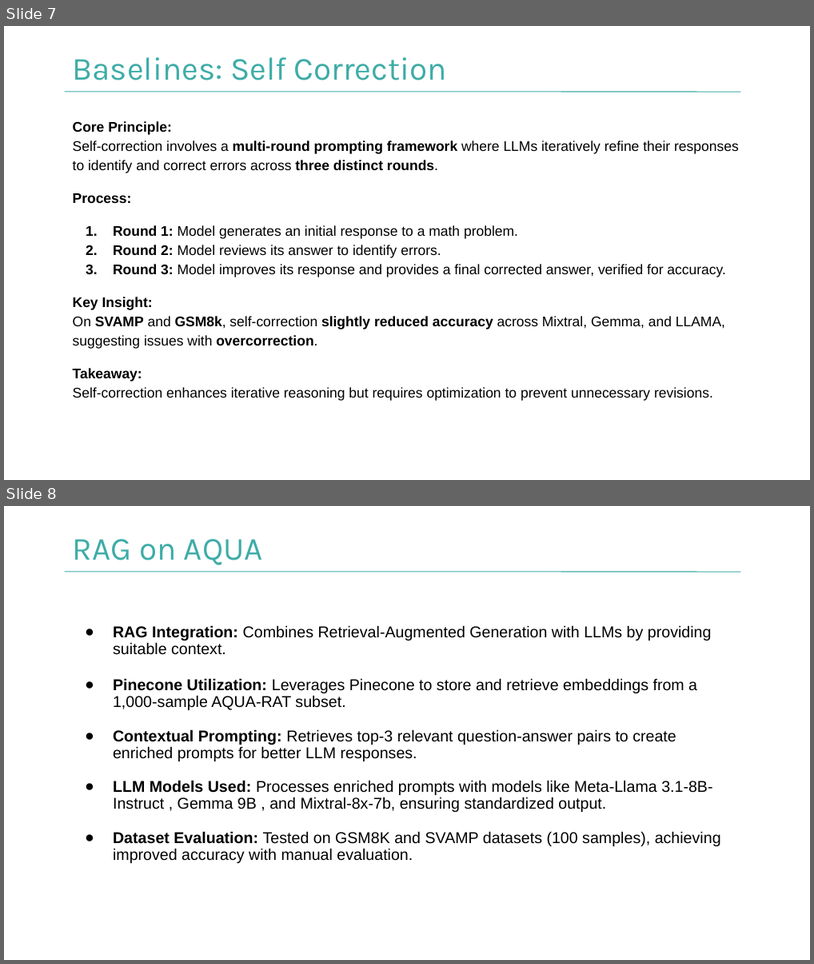
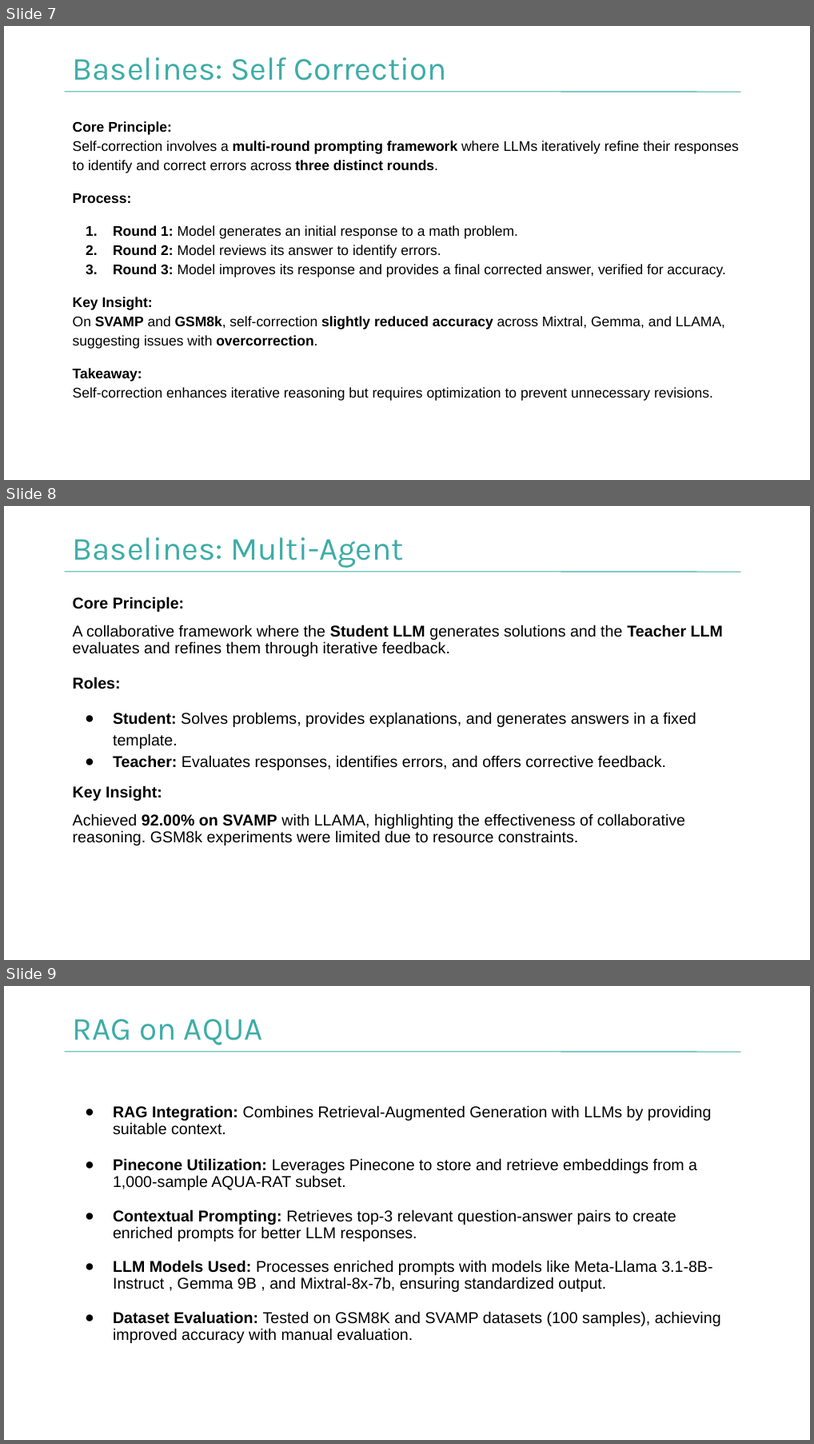
Before and after one commit to parthivdholaria/LLM-Project, a slide deck: LLM Final Presentation.pptx. Shown one above the other, each under a label of ours: slides 7 and 8 before the commit, slides 7, 8 and 9 after it. The pictures are 814x964 and 814x1444 pixels, drawn with LibreOffice and Linux fonts; fonts in the diff are those of the drawing; background and template pictures are left out. Boxes give left, top, right and bottom in pixels: in the first picture for what was removed or moved away, otherwise in the second. Text is boxed around its words. In the diff, an @@ line names an element or a change of style, - is before the commit and + after.

```diff
--- a/LLM Final Presentation.pptx
+++ b/LLM Final Presentation.pptx
@@ slide 8 added at (4,506,810,960), background #FFFFFF; not listed: 1 template element that a slide beside it also shows @@
@@ title added at (73,537,404,568), 28.8 pt, text #3DACA7 @@
+Baselines: Multi-Agent
@@ text added at (73,596,723,845), 14 pt, text #000000 @@
+Core Principle:
+A collaborative framework where the Student LLM generates solutions and the Teacher LLM evaluates and refines them through iterative feedback.
+Roles:
+● Student: Solves problems, provides explanations, and generates answers in a fixed template.
+● Teacher: Evaluates responses, identifies errors, and offers corrective feedback.
+Key Insight:
+Achieved 92.00% on SVAMP with LLAMA, highlighting the effectiveness of collaborative reasoning. GSM8k experiments were limited due to resource constraints.
@@ what was slide 8 is now slide 9 @@
```
Also in this commit, not shown: 4 slides changed.
